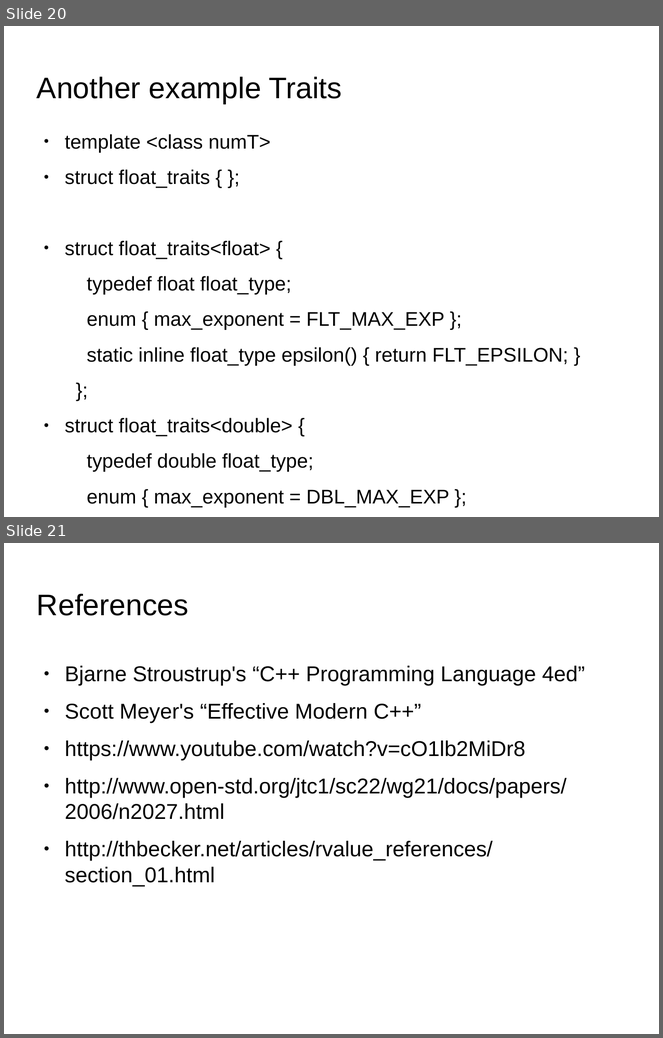
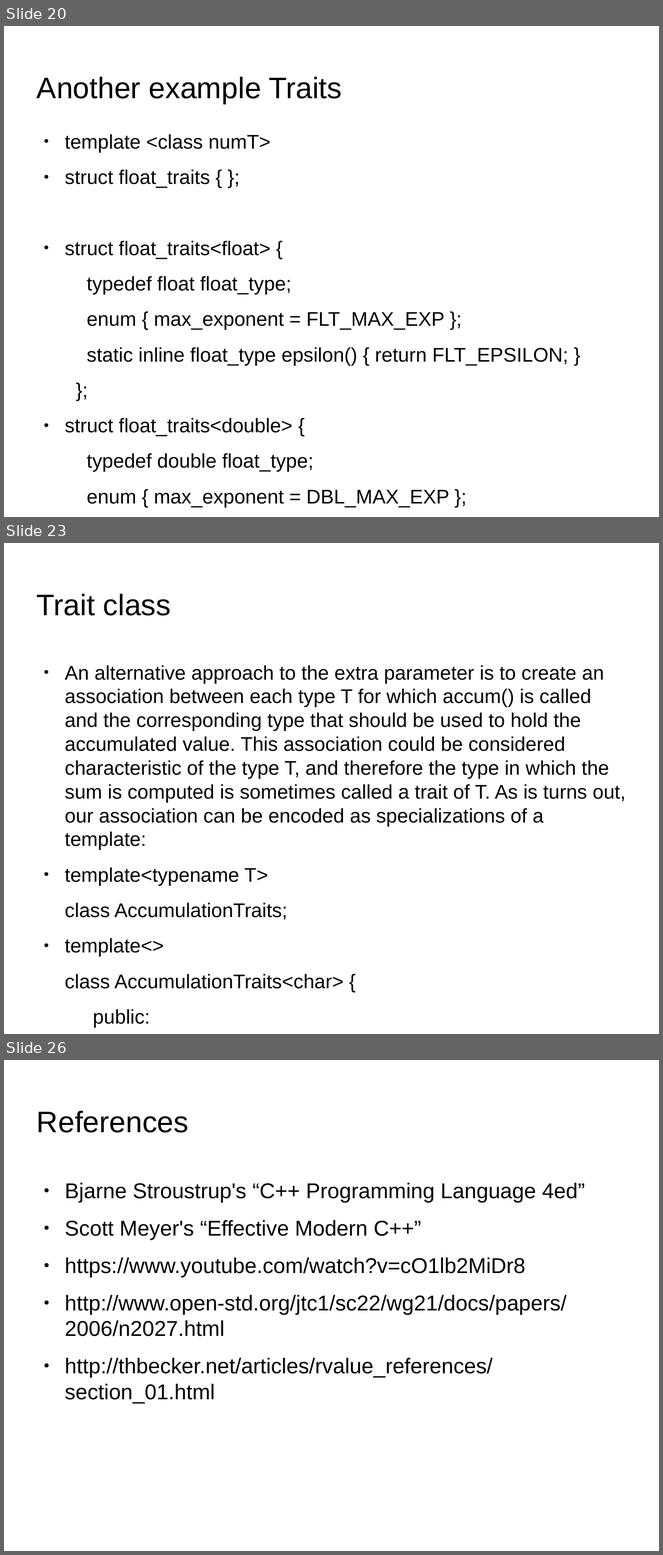
Before and after one commit to kks32/cpp-software-development, a slide deck: Ex_17_RTTI_Metaprogramming_Traits/Ex_17_RTTI_Metaprogramming_Traits.odp. Shown one above the other, each under a label of ours: slides 20 and 21 before the commit, slides 20, 23 and 26 after it; the slides between them are not shown. The pictures are 663x1038 and 663x1555 pixels, drawn with LibreOffice and Linux fonts; fonts in the diff are those of the drawing; background and template pictures are left out. Boxes give left, top, right and bottom in pixels: in the first picture for what was removed or moved away, otherwise in the second. Text is boxed around its words. In the diff, an @@ line names an element or a change of style, - is before the commit and + after.

Commit message:
Traits and specialisation

```diff
--- a/Ex_17_RTTI_Metaprogramming_Traits/Ex_17_RTTI_Metaprogramming_Traits.odp
+++ b/Ex_17_RTTI_Metaprogramming_Traits/Ex_17_RTTI_Metaprogramming_Traits.odp
@@ slide 23 added at (4, 543, 659, 1034), background picture (left out) @@
@@ title added at (37, 593, 171, 616), 36 pt, text #000000 @@
+Trait class
@@ text added at (65, 665, 625, 989), 24.1 pt, text #000000 @@
+● An alternative approach to the extra parameter is to create an association between each type T for which accum() is called and the corresponding type that should be used to hold the accumulated value. This association could be considered characteristic of the type T, and therefore the type in which the sum is computed is sometimes called a trait of T. As is turns out, our association can be encoded as specializations of a template:
+● template<typename T>
+class AccumulationTraits;
+● template<>
+class AccumulationTraits<char> {
+  public:
+  typedef int AccT;
+};
@@ what was slide 21 is now slide 26 @@
```
Also in this commit, not shown: 4 other slides added, 3 other files.
